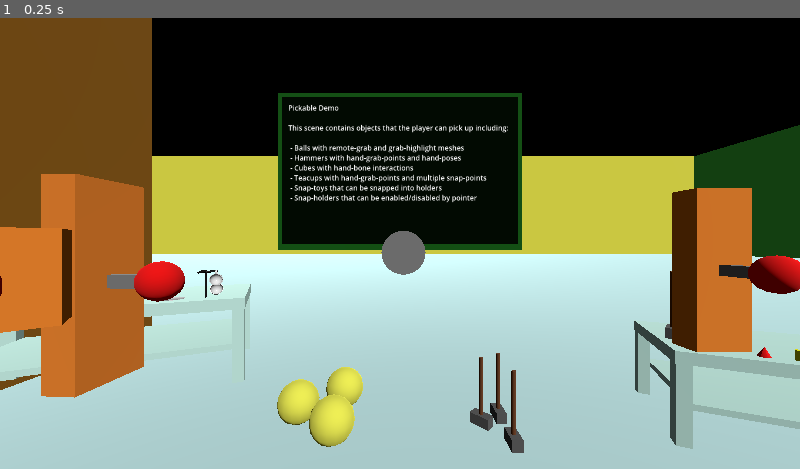
Above: before the commit, frame 1.
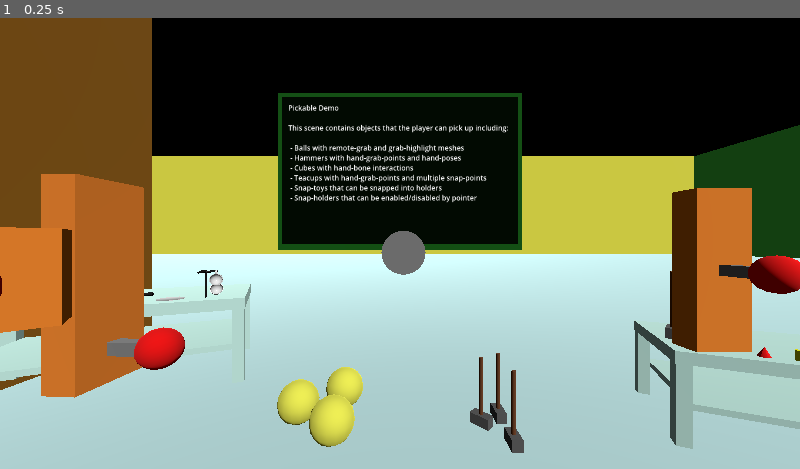
Above: after the commit, the same moment.

Repository: simancas-es/demo-godot-vr
Game: Godot game, scene res://XR/scenes/places/demo/demo.tscn
Same seed, same stepped clock (60 frames per second), same inputs: the game is played once before the commit and once after it. This scene is started directly instead of the project's main scene.
Inputs:
- Up to frame 1 (0.25 s): no input

The runs differ from the first frame. In frame 1, 1.2% of the frame differs, in the area x 13-24%, y 53-79%.
Error in both runs: Invalid access to property or key 'control_pad_hand' on a base object of type 'Nil'. (res://XR/scenes/interactables/control_pad/control_pad.gd:61)

Commit message:
XR: Fixed interactable lever, slider, joystick generals

Diff:
--- a/XR/scenes/interactables/objects/joystick_general.gd
+++ b/XR/scenes/interactables/objects/joystick_general.gd
@@ -2,6 +2,8 @@
 class_name XRToolsInteractableJoystickGeneral
 
 @onready var ij : XRToolsInteractableJoystick = %InteractableJoystick
+signal joystick_moved(x_angle, y_angle)
+
 #Hacky
 ## Joystick X minimum limit
 @export var joystick_x_limit_min : float = -45.0:
@@ -46,3 +48,20 @@
 ## If true, the joystick moves to the default position when released
 @export var default_on_release : bool = false:
 	set(value): if is_instance_valid(ij): ij.default_on_release = value
+
+
+func _ready() -> void:
+	if is_instance_valid(ij):
+		ij._set_joystick_x_limit_min(joystick_x_limit_min)
+		ij._set_joystick_x_limit_max(joystick_x_limit_max)
+		ij._set_joystick_y_limit_min(joystick_y_limit_min)
+		ij._set_joystick_y_limit_max(joystick_y_limit_max)
+		ij._set_joystick_x_steps(joystick_x_steps)
+		ij._set_joystick_y_steps(joystick_y_steps)
+		ij._set_joystick_x_position(joystick_x_position)
+		ij._set_joystick_y_position(joystick_y_position)
+		ij._set_default_x_position(default_x_position)
+		ij._set_default_y_position(default_y_position)
+
+		ij.default_on_release = default_on_release
+		ij.joystick_moved.connect(joystick_moved.emit)
--- a/XR/scenes/interactables/objects/lever_general.gd
+++ b/XR/scenes/interactables/objects/lever_general.gd
@@ -2,6 +2,7 @@
 class_name XRToolsInteractableLeverGeneral
 
 @onready var il : XRToolsInteractableHinge = %InteractableLever
+signal hinge_moved(angle)
 
 
 ## Hinge minimum limit
@@ -27,3 +28,16 @@
 ## If true, the hinge moves to the default position when releases
 @export var default_on_release : bool = false:
 	set(value): if is_instance_valid(il): il.default_on_release = value
+
+func _ready()-> void:
+	if is_instance_valid(il):
+		il._set_hinge_limit_min(hinge_limit_min)
+		il._set_hinge_limit_max(hinge_limit_max)
+		il._set_hinge_steps(hinge_steps)
+		il._set_hinge_position(hinge_position)
+		il._set_default_position(default_position)
+		il.default_on_release = default_on_release
+		il._set_hinge_limit_min(hinge_limit_min)
+
+		il.default_on_release = default_on_release
+		il.hinge_moved.connect(hinge_moved.emit)
--- a/XR/scenes/interactables/objects/slider_general.gd
+++ b/XR/scenes/interactables/objects/slider_general.gd
@@ -2,6 +2,7 @@
 class_name XRToolsInteractableSliderGeneral
 
 @onready var isli : XRToolsInteractableSlider = %InteractableSlider
+signal slider_moved(position)
 
 ## Slider minimum limit
 @export var slider_limit_min : float = 0.0:
@@ -27,3 +28,14 @@
 ## If true, the slider moves to the default position when released
 @export var default_on_release : bool = false:
 	set(value): if is_instance_valid(isli): isli.default_on_release = value
+
+func _ready() -> void:
+	if is_instance_valid(isli):
+		isli.default_position = default_position
+		isli.default_on_release = default_on_release
+		isli._set_slider_position(slider_position)
+		isli.slider_steps = slider_steps
+		isli.slider_limit_min = slider_limit_min
+		isli.slider_limit_max = slider_limit_max
+
+		isli.slider_moved.connect(slider_moved.emit)
